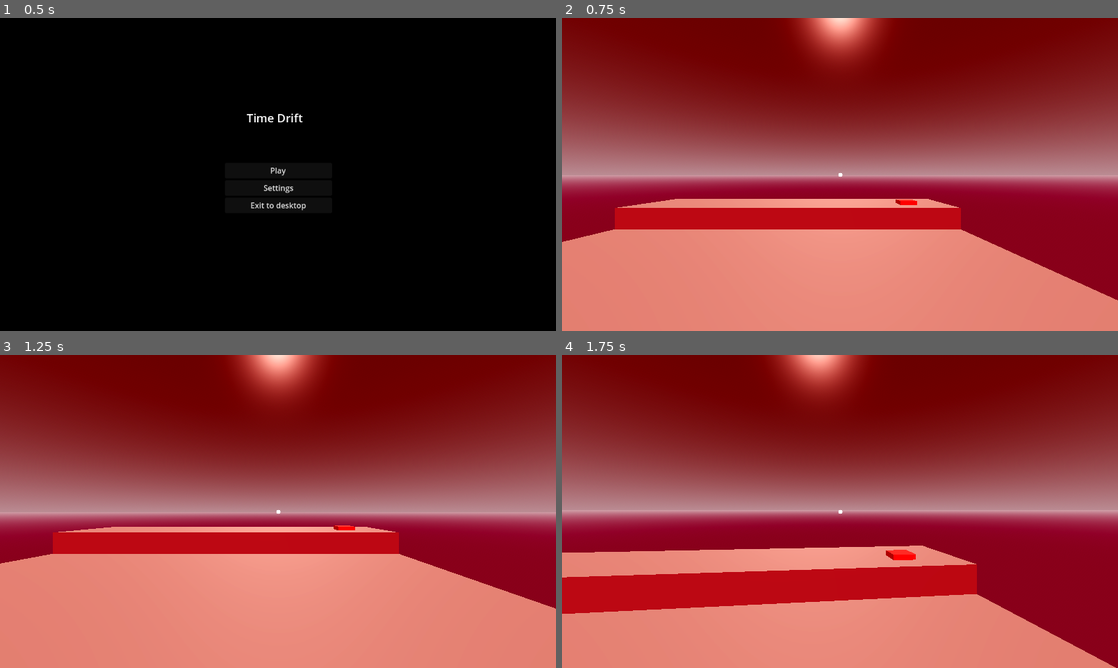
Above: before the commit, frames 1-4 (two rows, left to right).
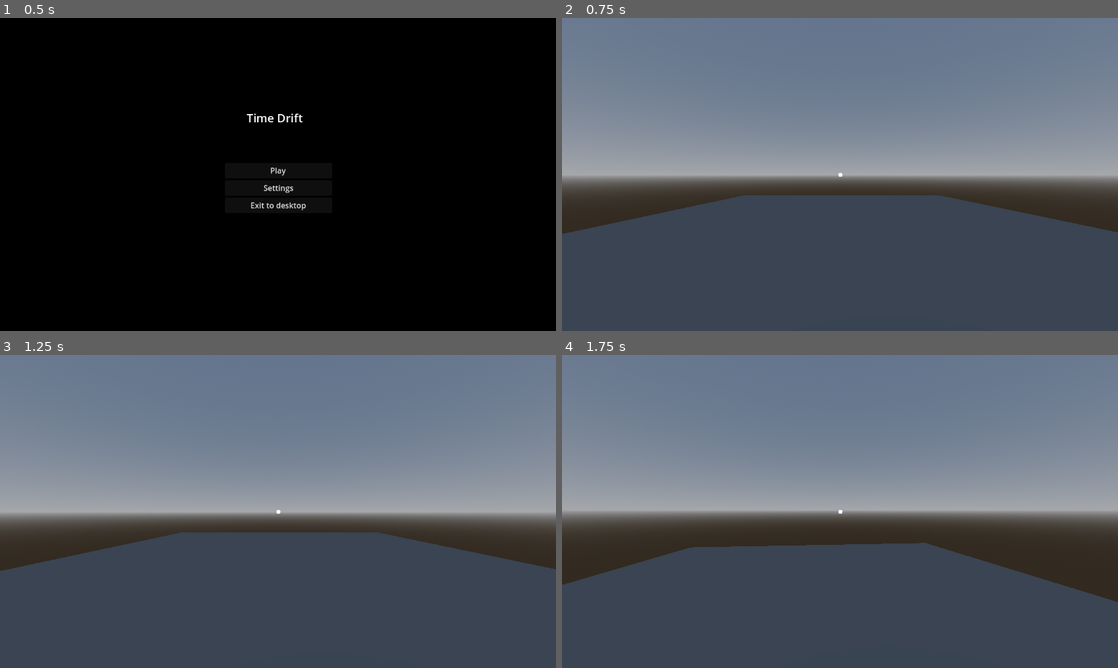
Above: after the commit, the same moments.

Repository: BingleyPro/time-drift
Game: Godot game, scene res://scenes/mainMenu.tscn
The game is run twice, just before and just after one commit, with the same random seed, the same clock (stepped at 60 frames per second) and the same inputs.
Inputs (mouse positions are in pixels of both pictures, inside the frame that each line leads up to):
- Up to frame 1 (0.5 s): no input
- Up to frame 2 (0.75 s): click "Play" at 0.5 s
- Up to frame 3 (1.25 s): no input
- Up to frame 4 (1.75 s): tap Enter at 1.25 s; move the mouse to (867, 511) at 1.27 s; hold W (up) from 1.28 s (still down); tap C (crouch) at 1.35 s; tap Space (jump) at 1.52 s

Frame 1 is identical in both runs. In frame 2, 100% of the frame differs, in the area x 0-100%, y 0-100%; in frame 3, 100%; in frame 4, 100%.

Commit message:
added so it goes to level 1 instead of base scene

Diff:
--- a/project.godot
+++ b/project.godot
@@ -10,7 +10,7 @@
 
 [application]
 
-config/name="Simple First Person Template"
+config/name="Time-Drift"
 config/version="1.0"
 run/main_scene="res://scenes/mainMenu.tscn"
 config/features=PackedStringArray("4.3", "Forward Plus")
--- a/scenes/main_menu.gd
+++ b/scenes/main_menu.gd
@@ -7,7 +7,7 @@
 
 ## This template does not supply loading screens, so you have to make one yourself
 func _play() -> void:
-	get_tree().change_scene_to_file("res://main.tscn")
+	get_tree().change_scene_to_file("res://levels/level1.tscn")
 
 ## literally copied from game pause settings smh
 func _settings() -> void:
Not shown, changed: .DS_Store
